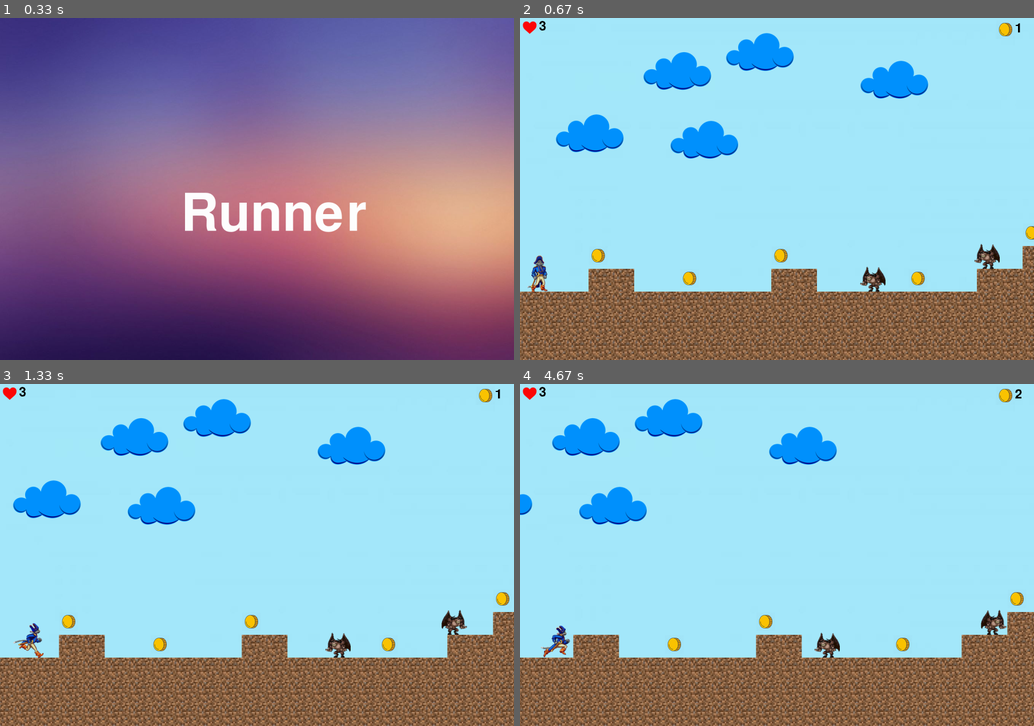
Above: before the commit, frames 1-4 (two rows, left to right).
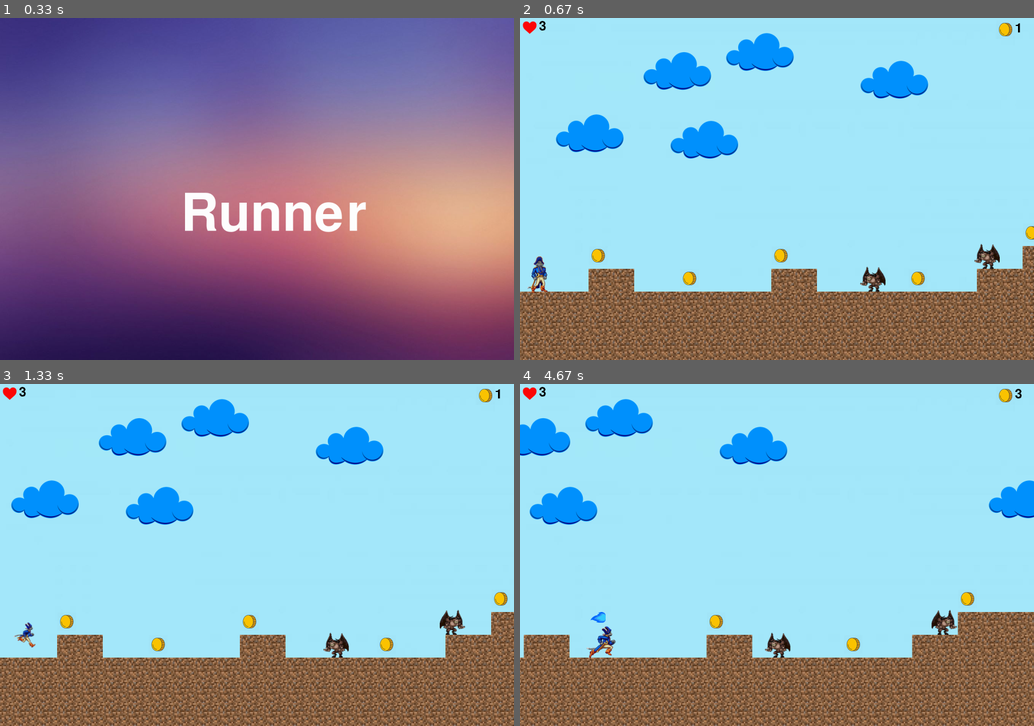
Above: after the commit, the same moments.

Repository: TimerBond/game
Game: pygame game, started from pygame/ProjectPygame/Main.py
The game is run twice, just before and just after one commit, with the same random seed, the same clock (stepped at 60 frames per second) and the same inputs.
Inputs (mouse positions are in pixels of both pictures, inside the frame that each line leads up to):
- Up to frame 1 (0.33 s): no input
- Up to frame 2 (0.67 s): click (777, 189) at 0.38 s
- Up to frame 3 (1.33 s): hold R 0.67-1.13 s; hold Right 0.67-1.13 s; tap T at 1.17 s
- Up to frame 4 (4.67 s): hold Right 1.57-2.03 s; tap V at 1.72, 3.38 s; hold Right 2.07-2.53 s; tap T at 2.22 s; hold Right 2.57-3.2 s; hold Right 3.23-3.7 s; tap Space at 3.73 s; hold Right 4.13-4.6 s; hold Right from 4.63 s (still down)

Frame 1 is identical in both runs. In frame 2, 0.2% of the frame differs, in the area x 1-6%, y 69-81%; in frame 3, 14%; in frame 4, 24%, in the area x 0-100%, y 1-100%.

Commit message:
Add files via upload

Diff:
--- a/pygame/ProjectPygame/Main.py
+++ b/pygame/ProjectPygame/Main.py
@@ -110,44 +110,32 @@
 
 player = MainPlayer.AnimatedSprite(player_x, player_y, player_group, all_blocks)
 go = False
-b = False
-t = 0
 clock = pygame.time.Clock()
 player_HP = 3
 while running:
+    player_HP = player.HP
     for event in pygame.event.get():
         if event.type == pygame.QUIT:
             running = False
         elif event.type == pygame.KEYDOWN:
             if event.key == 114:
-                superSkill = True
+                player.changeHeightMode(1)
             if event.key == 116:
-                superSkill = False
+                player.changeHeightMode(0)
             if event.key == 275:
                 go = player.forward()
+                Camera(all_sprites)
             if event.key == 32:
-                spaceTap = True
-                for i in player_group:
-                    player_HP = i.HP
-                    player_x = i.rect.x
-                    player_y = i.rect.y
-                b = True
+                if go:
+                    player.jump()
             if event.key == 118:
-                pos_x = 0
-                pos_y = 0
-                for j in player_group:
-                    pos_x = j.rect.x
-                    pos_y = j.rect.y
+                pos_x = player.rect.x
+                pos_y = player.rect.y
                 HeroBullet.HeroBullet(hero_bullets, all_sprites, pos_x, pos_y, all_blocks, monsters)
         elif event.type == pygame.KEYUP:
             if event.key == 275:
                 go = False
                 player.stop()
-    if b:
-        t += 1
-    if t == 7:
-        b = False
-        t = 0
     if go:
         go = player.forward()
         Camera(all_sprites)
--- a/pygame/ProjectPygame/MainPlayer.py
+++ b/pygame/ProjectPygame/MainPlayer.py
@@ -21,7 +21,7 @@
         self.changeMode(0)
         self.image = self.frames[self.cur_frame]
         self.rect.x = x
-        self.rect.y = y - self.rect.h + CELL_SIZE + 3
+        self.rect.y = y - self.rect.h + CELL_SIZE + 5
 
     def cut_sheet(self, sheet, columns, rows):
         self.rect.h = sheet.get_height() // rows
@@ -35,9 +35,11 @@
     def update(self):
         self.cur_frame = (self.cur_frame + 1) % len(self.frames)
         self.image = self.frames[self.cur_frame]
-        self.rect.y += 10
-        if pygame.sprite.spritecollideany(self, self.all_blocks) is not None:
-            self.rect.y -= 10
+        self.rect.y += 50
+        blocks = pygame.sprite.spritecollide(self, self.all_blocks, False)
+        if len(blocks) > 0:
+            self.rect.y -= 50
+            self.rect.y = blocks[0].rect.y - self.rect.h + 5
 
     def changeMode(self, mode):
         self.frames = []
@@ -57,3 +59,18 @@
 
     def stop(self):
         self.changeMode(0)
+
+    def jump(self):
+        mode = self.mode
+        self.changeMode(2)
+        if self.heightMode == 0:
+            self.rect.y -= CELL_SIZE
+        self.changeMode(mode)
+
+    def changeHeightMode(self, newMode):
+        self.heightMode = newMode
+        if newMode == 1:
+            self.rect.y += CELL_SIZE // 2
+        else:
+            self.rect.y -= CELL_SIZE // 2
+        self.changeMode(self.mode)
